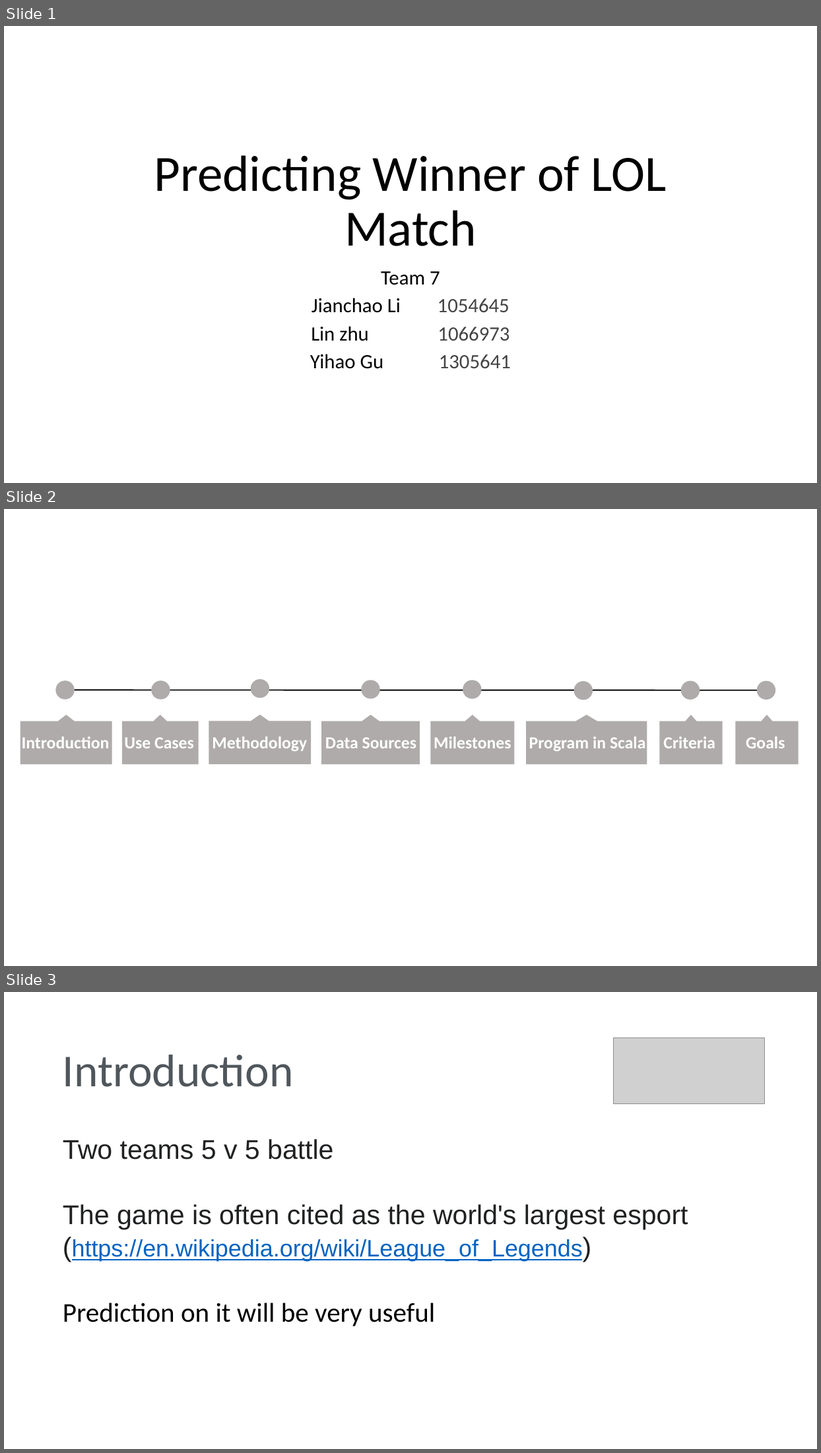
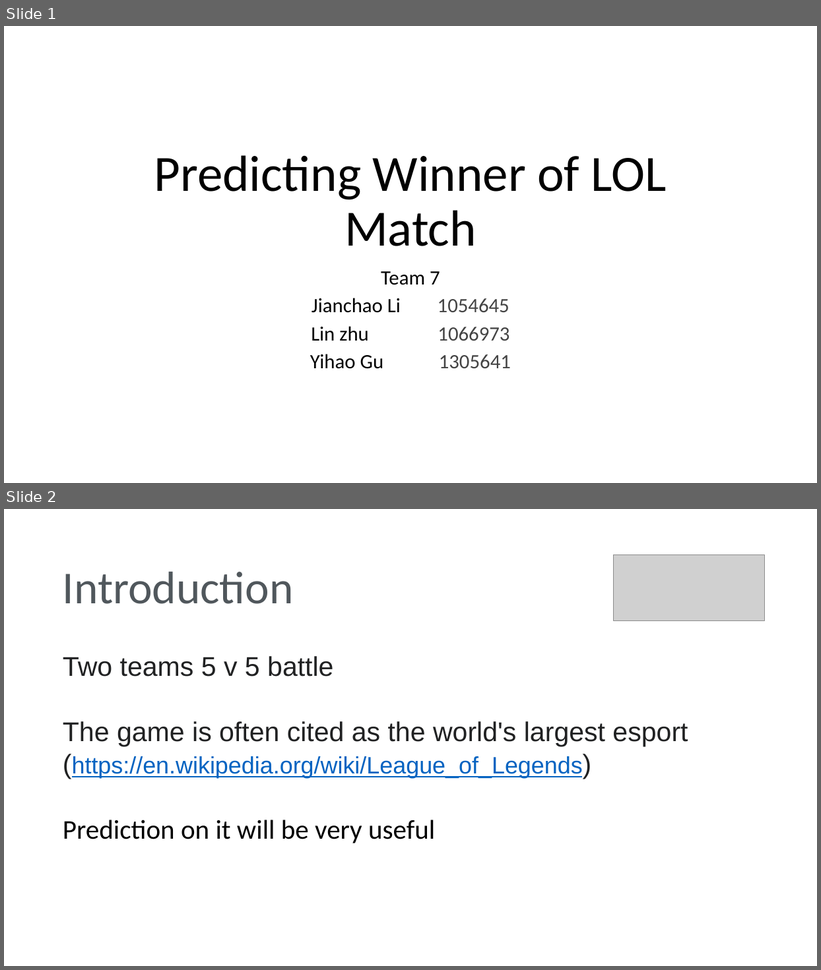
Before and after one commit to yougugugu/CSYE7200_Final_Project_Team7, a slide deck: Predicting Winner of LOL Match(final).pptx. Shown one above the other, each under a label of ours: slides 1, 2 and 3 before the commit, slides 1 and 2 after it. The pictures are 821x1453 and 821x970 pixels, drawn with LibreOffice and Linux fonts; fonts in the diff are those of the drawing; grey boxes stand for pictures. Boxes give left, top, right and bottom in pixels: in the first picture for what was removed or moved away, otherwise in the second. Text is boxed around its words. In the diff, an @@ line names an element or a change of style, - is before the commit and + after.

```diff
--- a/Predicting Winner of LOL Match(final).pptx
+++ b/Predicting Winner of LOL Match(final).pptx
@@ slide 2 removed at box(4, 509, 817, 966), background #FFFFFF @@
@@ ellipse removed at box(56, 681, 75, 700) @@
@@ ellipse removed at box(152, 681, 170, 700) @@
@@ ellipse removed at box(250, 679, 269, 698) @@
@@ ellipse removed at box(362, 681, 380, 699) @@
@@ ellipse removed at box(463, 681, 482, 699) @@
@@ ellipse removed at box(574, 682, 593, 700) @@
@@ ellipse removed at box(681, 681, 700, 700) @@
@@ ellipse removed at box(757, 681, 776, 700) @@
@@ line removed from (75, 690) to (757, 690) @@
@@ freeform shape removed at box(20, 715, 112, 764) @@
@@ freeform shape removed at box(122, 715, 199, 764) @@
@@ freeform shape removed at box(209, 715, 312, 764) @@
@@ freeform shape removed at box(322, 715, 420, 764) @@
@@ freeform shape removed at box(430, 715, 515, 764) @@
@@ freeform shape removed at box(526, 715, 647, 764) @@
@@ freeform shape removed at box(660, 715, 723, 764) @@
@@ freeform shape removed at box(735, 715, 798, 764) @@
@@ text removed at box(22, 737, 110, 749) @@
-Introduction
@@ text removed at box(124, 737, 194, 749) @@
-Use Cases
@@ text removed at box(212, 737, 307, 751) @@
-Methodology
@@ text removed at box(325, 737, 416, 749) @@
-Data Sources
@@ text removed at box(434, 737, 511, 749) @@
-Milestones
@@ text removed at box(529, 737, 646, 751) @@
-Program in Scala
@@ text removed at box(663, 737, 715, 749) @@
-Criteria
@@ text removed at box(746, 737, 785, 749) @@
-Goals
@@ what was slide 3 is now slide 2 @@
```
Also in this commit, not shown: 5 slides changed, 7 slides added, 3 other files.
